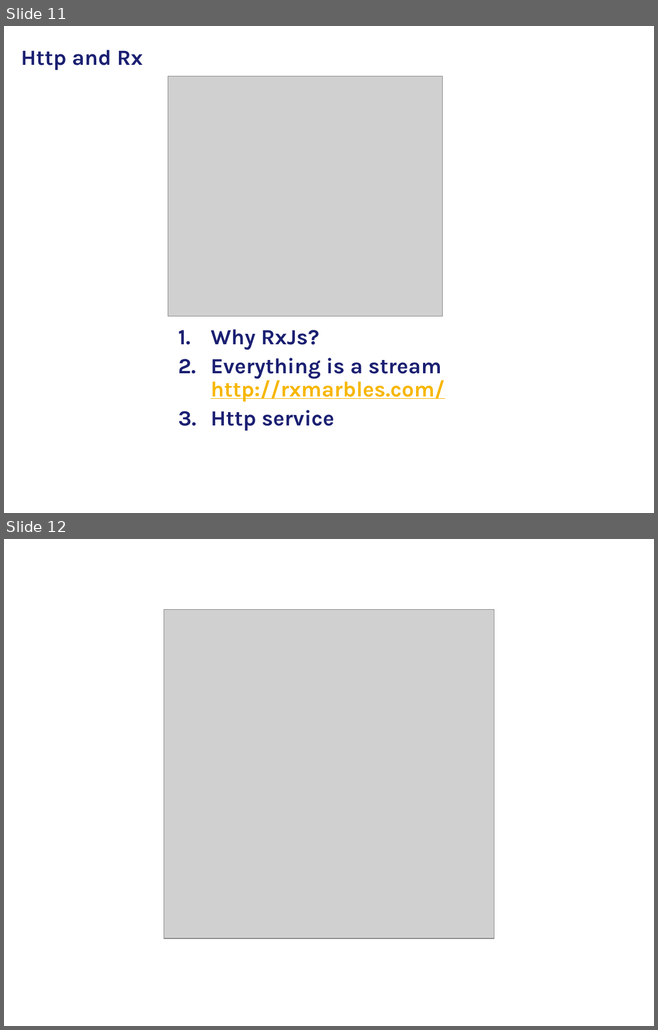
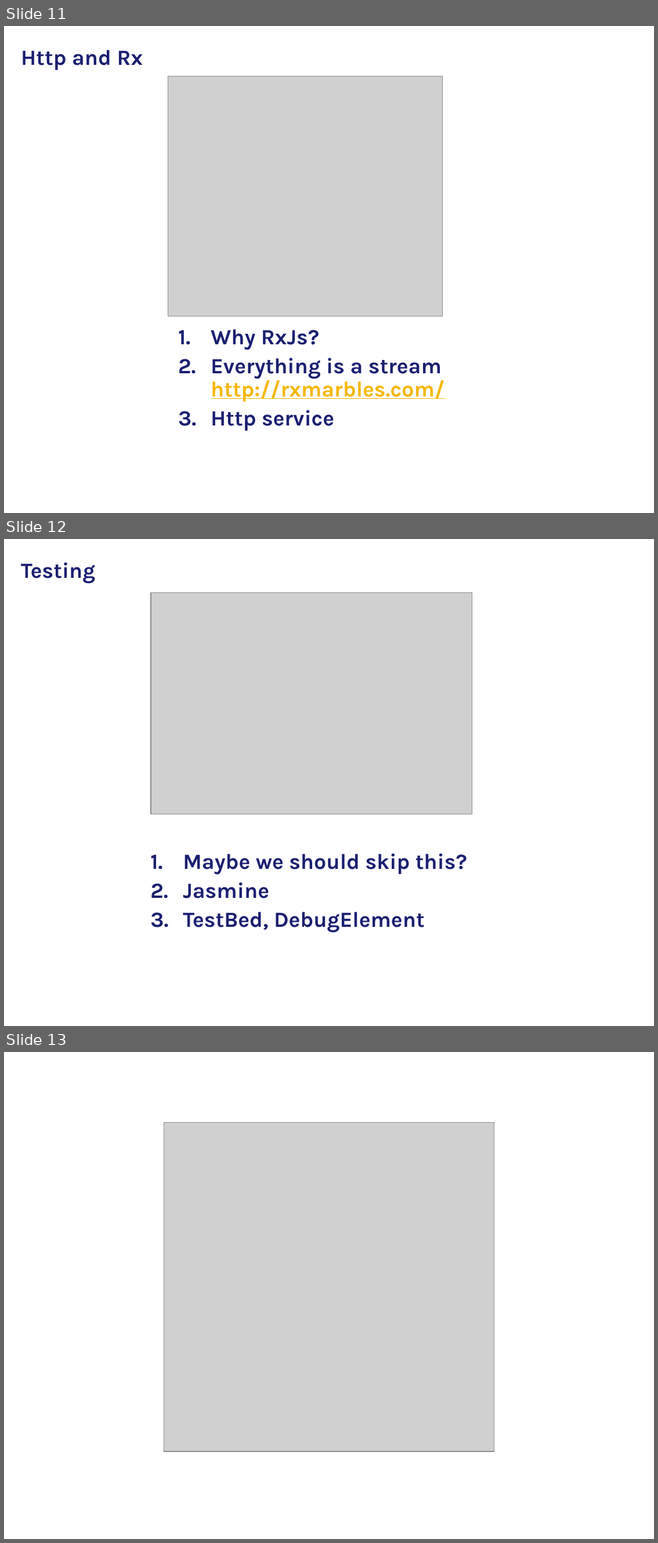
Before and after one commit to mihalcan/AngularToDO, a slide deck: Angular Intro.pptx. Shown one above the other, each under a label of ours: slides 11 and 12 before the commit, slides 11, 12 and 13 after it. The pictures are 658x1030 and 658x1543 pixels, drawn with LibreOffice and Linux fonts; fonts in the diff are those of the drawing; grey boxes stand for pictures; background and template pictures are left out. Boxes give left, top, right and bottom in pixels: in the first picture for what was removed or moved away, otherwise in the second. Text is boxed around its words. In the diff, an @@ line names an element or a change of style, - is before the commit and + after.

```diff
--- a/Angular Intro.pptx
+++ b/Angular Intro.pptx
@@ slide 12 added at (4, 539, 654, 1026), background #FFFFFF @@
@@ title added at (21, 562, 95, 584), 24 pt, text #1A1F71, bold @@
+Testing
@@ picture added at (151, 593, 471, 815) @@
@@ text added at (183, 853, 467, 933), 24 pt, text #1A1F71, bold @@
+1. Maybe we should skip this?
+2. Jasmine
+3. TestBed, DebugElement
@@ what was slide 12 is now slide 13 @@
```
Also in this commit, not shown: 1 slide changed, 13 other files.
